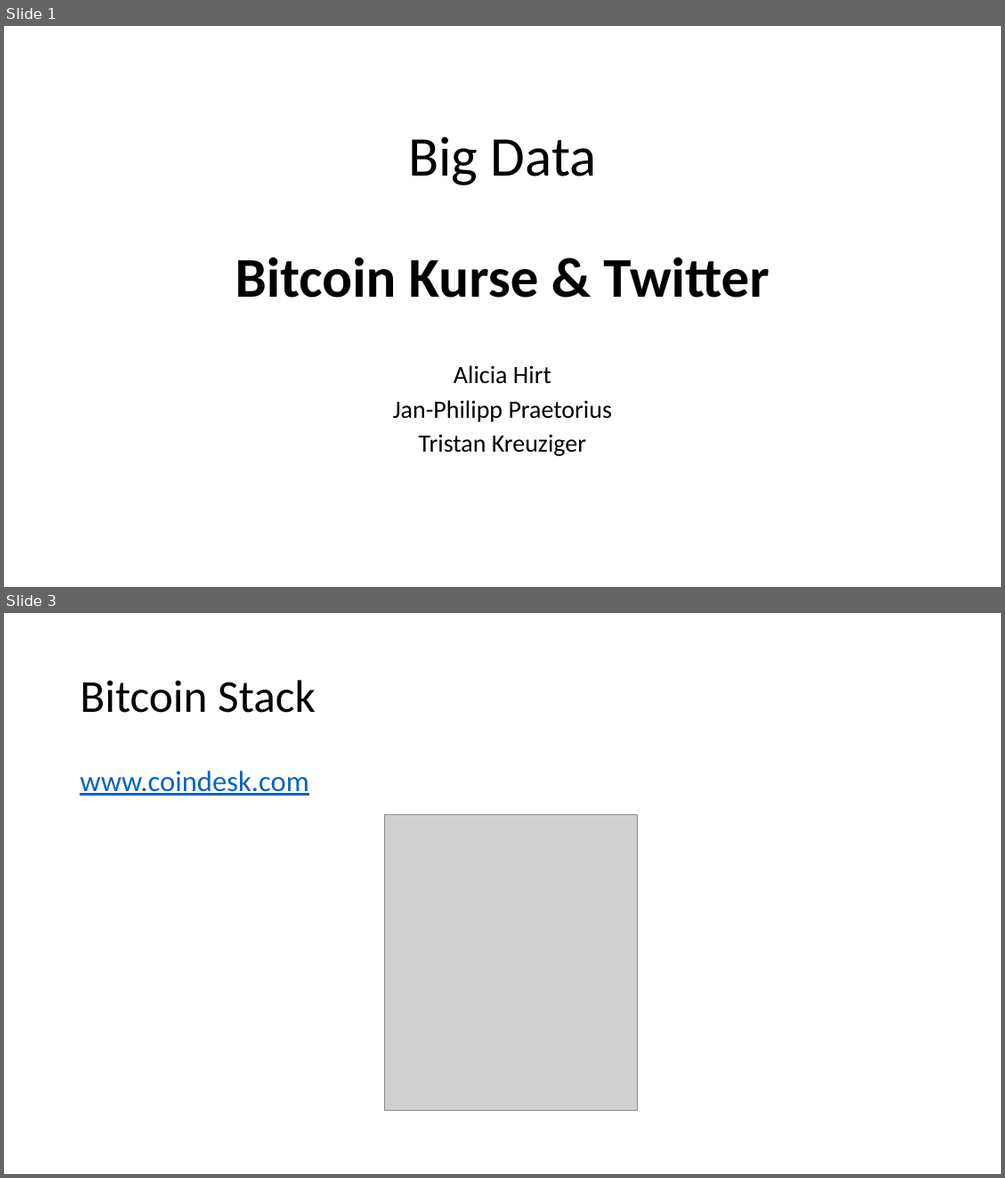
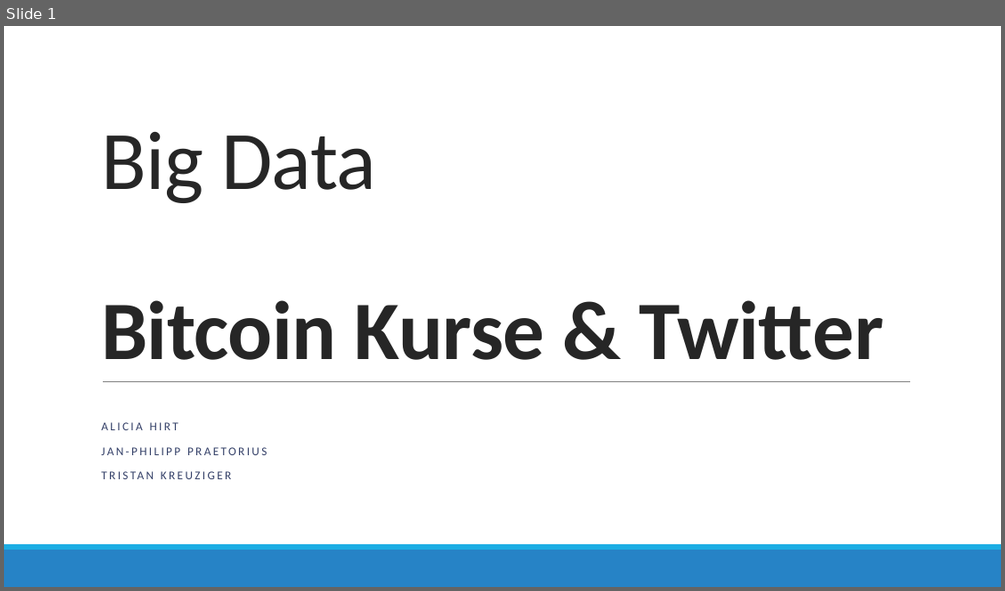
Before and after one commit to jaypem/BigDataProject, a slide deck: Big Data.pptx. Shown one above the other, each under a label of ours: slides 1 and 3 before the commit, slide 1 after it; the slides between them are not shown. The pictures are 1005x1178 and 1005x591 pixels, drawn with LibreOffice and Linux fonts; fonts in the diff are those of the drawing; grey boxes stand for pictures. Boxes give left, top, right and bottom in pixels: in the first picture for what was removed or moved away, otherwise in the second. Text is boxed around its words. In the diff, an @@ line names an element or a change of style, - is before the commit and + after.

```diff
--- a/Big Data.pptx
+++ b/Big Data.pptx
@@ slide 3 removed at <box>4,613,1001,1174</box>, background #FFFFFF @@
@@ title removed at <box>80,680,316,713</box> @@
-Bitcoin Stack
@@ text removed at <box>80,771,309,795</box> @@
-www.coindesk.com
@@ picture removed at <box>385,815,638,1111</box> @@
@@ slide 1 changed as well @@
@@ title "Big Data Bitcoin Kurse & ...": place and size @@
-title "Big Data Bitcoin Kurse & ..." at <box>235,136,769,297</box>
+title "Big Data Bitcoin Kurse & ..." at <box>101,132,883,360</box>
@@ title "Big Data Bitcoin Kurse & ..." at <box>101,132,883,360</box>: size 54 to 80 pt, text colour #000000 to #262626, letter spacing 0 to -0.5 pt; alignment centre to left; line spacing 0.9 to 0.85 @@
@@ line added from (103, 381) to (910, 381), #808080 0.5 pt @@
@@ subtitle at <box>101,422,267,455</box>: text changed; size 24 to 11.4 pt; text colour #000000 to #344068 @@
-Alicia Hirt
-Jan-Philipp Praetorius
-Tristan Kreuziger
+ALICIA HIRT
+JAN-PHILIPP PRAETORIUS
+TRISTAN KREUZIGER
@@ rectangle added at <box>4,549,1001,587</box>, fill #2683C6 @@
@@ rectangle added at <box>4,544,1001,549</box>, fill #1CADE4 @@
```
Also in this commit, not shown: 3 other slides changed, 3 slides added, 1 other slide removed, 1 other file.
